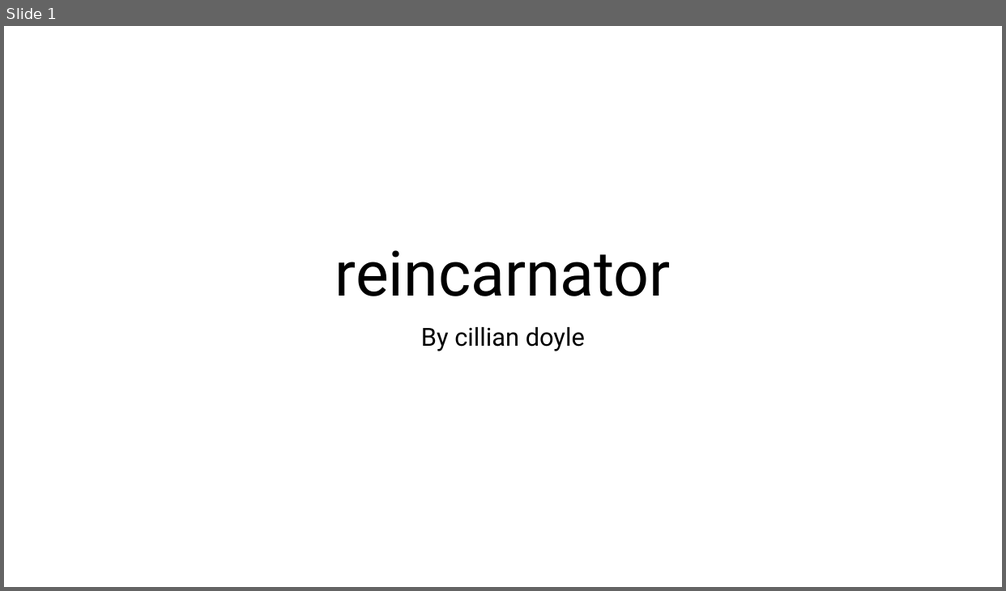
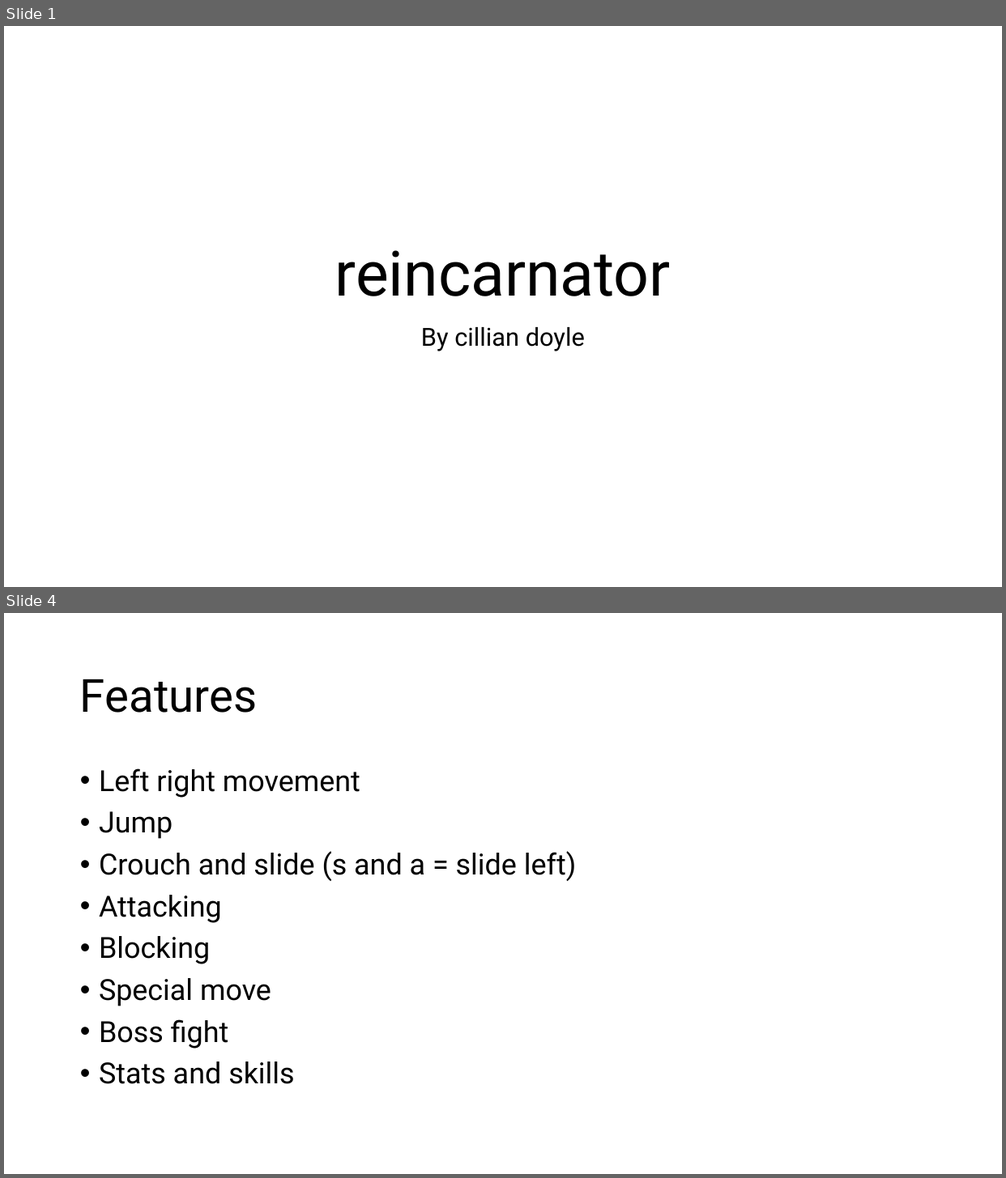
Before and after one commit to PeterLowe/concept25-Cillian-Doyle, a slide deck: cillians docs/concept document.pptx. Shown one above the other, each under a label of ours: slide 1 before the commit, slides 1 and 4 after it; the slides between them are not shown. The pictures are 1006x591 and 1006x1178 pixels, drawn with LibreOffice and Linux fonts; fonts in the diff are those of the drawing. Boxes give left, top, right and bottom in pixels: in the first picture for what was removed or moved away, otherwise in the second. Text is boxed around its words. In the diff, an @@ line names an element or a change of style, - is before the commit and + after.

```diff
--- a/cillians docs/concept document.pptx
+++ b/cillians docs/concept document.pptx
@@ slide 4 added at <box>4,613,1002,1174</box>, background #FFFFFF @@
@@ title added at <box>80,679,257,713</box>, 44 pt, text #000000 @@
+Features
@@ text added at <box>99,769,576,1084</box>, 28 pt, text #000000 @@
+• Left right movement
+• Jump
+• Crouch and slide (s and a = slide left)
+• Attacking
+• Blocking
+• Special move
+• Boss fight
+• Stats and skills
```
Also in this commit, not shown: 2 slides changed, 6 other slides added, 1 other file.
